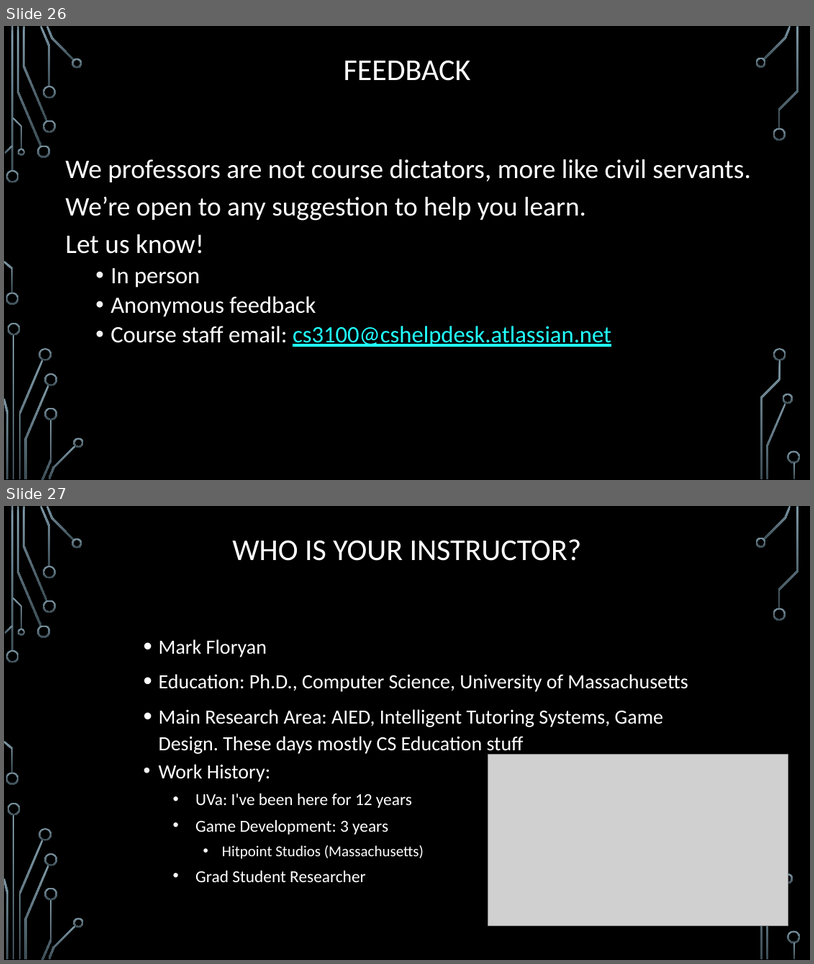
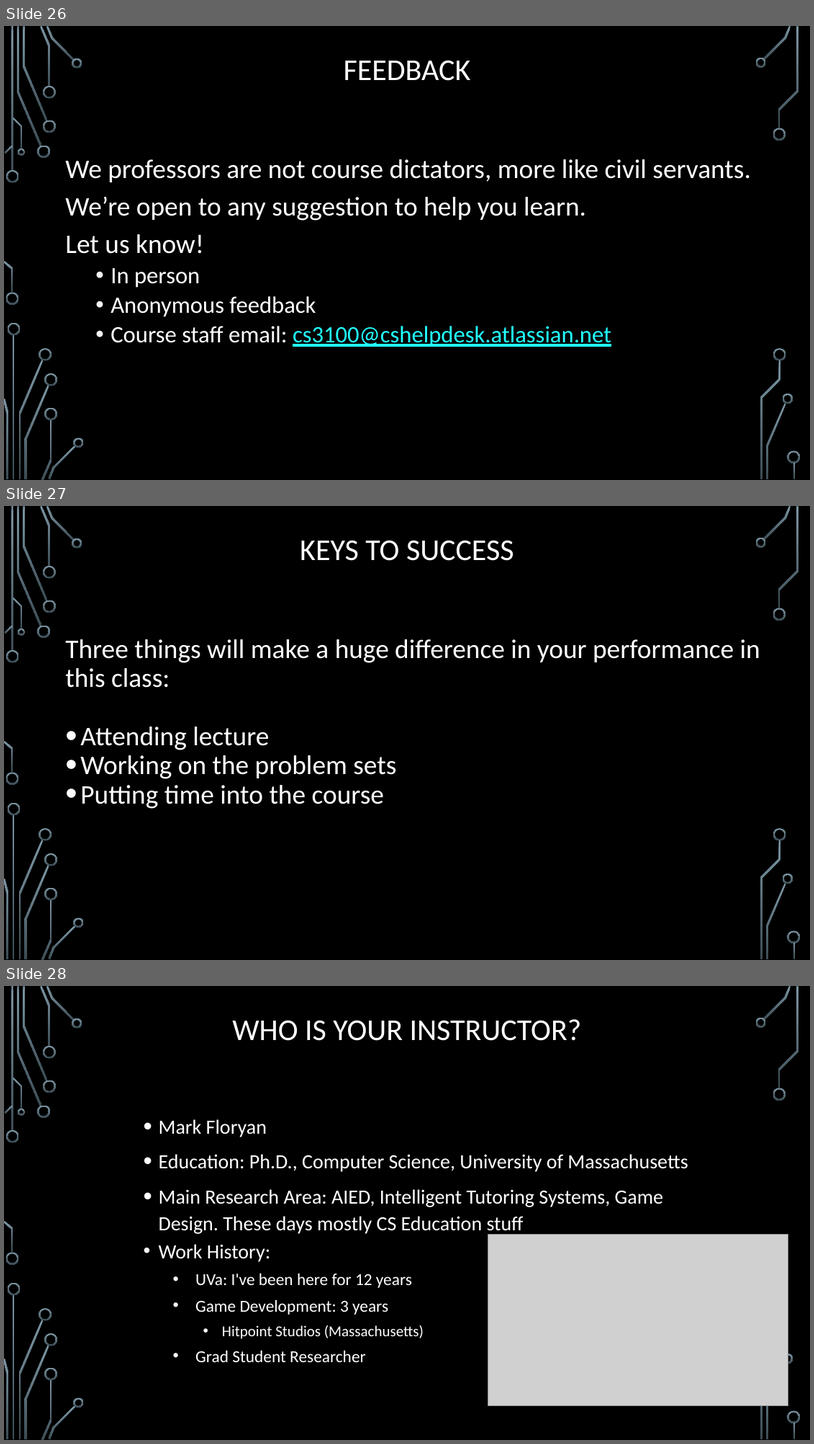
Before and after one commit to markfloryan/dsa2, a slide deck: slides/00-Introduction.pptx. Shown one above the other, each under a label of ours: slides 26 and 27 before the commit, slides 26, 27 and 28 after it. The pictures are 814x964 and 814x1444 pixels, drawn with LibreOffice and Linux fonts; fonts in the diff are those of the drawing; grey boxes stand for pictures; background and template pictures are left out. Boxes give left, top, right and bottom in pixels: in the first picture for what was removed or moved away, otherwise in the second. Text is boxed around its words. In the diff, an @@ line names an element or a change of style, - is before the commit and + after.

Commit message:
small slide change

```diff
--- a/slides/00-Introduction.pptx
+++ b/slides/00-Introduction.pptx
@@ slide 27 added at <box>4,506,810,960</box>, background picture (left out); not listed: 36 template elements that a slide beside it also shows @@
@@ title added at <box>300,540,514,561</box>, 36 pt, text #FFFFFF @@
+KEYS TO SUCCESS
@@ text added at <box>65,639,761,808</box>, 32 pt, text #FFFFFF @@
+Three things will make a huge difference in your performance in this class:
+• Attending lecture
+• Working on the problem sets
+• Putting time into the course
@@ what was slide 27 is now slide 28 @@
```
Also in this commit, not shown: 1 other file.
